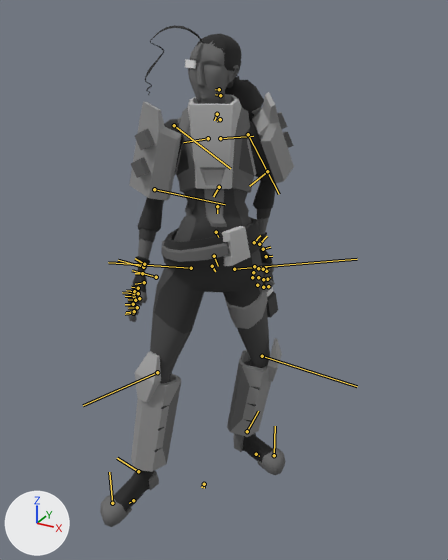
The FBX model Unity/Assets/Anim/Gold_Idle.FBX: old version first, new version second.
The view is the same before and after, from a 50 mm lens placed at (1.29, -2.13, 2.22), pointed at (0.08, 0.06, 1.13). The lights are fixed; the arrows at lower left show +X, +Y and +Z. Both versions are drawn at frame 2 of the action 'Take 001'; the numbers are the values there. The bones that bend it are drawn over the model as lines.

The first picture shows 'mercenary', 'mercenary_green', 'visor_Glow'.
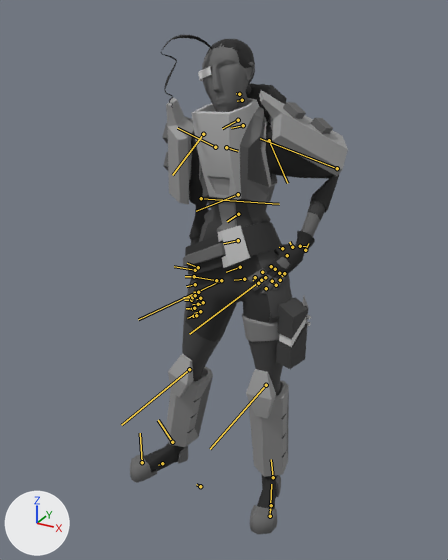
Where the change shows, as pixel boxes [x1, y1, x2, y2] in the pictures (448 x 560 px):
'mercenary', posed (12% wider): before [100, 26, 294, 527]; after [130, 35, 348, 534]
'mercenary_green', posed (14% wider): before [138, 119, 276, 384]; after [182, 124, 340, 396]
'visor_Glow', posed: before [185, 59, 196, 69]; after [198, 66, 211, 81]
bone 'wPelvis', root to tip: before (212, 266) to (215, 271); after (244, 279) to (234, 280)
bone 'wLThigh', root to tip: before (234, 269) to (357, 259); after (261, 280) to (189, 334)
bone 'wLCalf', root to tip: before (262, 356) to (357, 386); after (266, 385) to (210, 449)
bone 'wLFoot', root to tip: before (247, 431) to (258, 411); after (273, 477) to (271, 459)
bone 'wRThigh', root to tip: before (191, 268) to (108, 262); after (221, 280) to (138, 319)
bone 'wRCalf', root to tip: before (157, 372) to (83, 405); after (189, 369) to (121, 425)
bone 'wRFoot', root to tip: before (138, 471) to (117, 458); after (172, 442) to (158, 420)
bone 'wRtoe1', root to tip: before (112, 503) to (109, 472); after (142, 462) to (140, 433)
bone 'wSpine1', root to tip: before (214, 256) to (218, 266); after (240, 267) to (226, 272)
bone 'wSpine2', root to tip: before (216, 232) to (218, 237); after (238, 240) to (223, 243)
bone 'wSpine3', root to tip: before (217, 206) to (217, 213); after (238, 214) to (227, 221)
bone 'wSpine4', root to tip: before (219, 187) to (213, 196); after (238, 194) to (196, 211)
bone 'wRibcage', root to tip: before (217, 114) to (214, 120); after (238, 120) to (222, 128)
bone 'wLCollarbone', root to tip: before (220, 138) to (253, 136); after (226, 147) to (238, 151)
bone 'wLUpperarm', root to tip: before (248, 134) to (279, 194); after (269, 140) to (287, 183)
bone 'wLForearm', root to tip: before (267, 171) to (249, 186); after (337, 168) to (260, 138)
bone 'wLPalm', root to tip: before (259, 244) to (267, 236); after (300, 246) to (306, 246)
bone 'wLDigit41', root to tip: before (258, 268) to (258, 268); after (279, 273) to (283, 276)
bone 'wLDigit51', root to tip: before (254, 266) to (256, 265); after (284, 273) to (286, 272)
bone 'wRCollarbone', root to tip: before (208, 138) to (183, 142); after (215, 147) to (177, 128)
bone 'wRUpperarm', root to tip: before (174, 125) to (230, 168); after (203, 134) to (172, 175)
bone 'wRForearm', root to tip: before (154, 189) to (225, 204); after (201, 198) to (279, 204)
bone 'wRPalm', root to tip: before (143, 267) to (118, 260); after (195, 270) to (174, 266)
bone 'wNeck1', root to tip: before (220, 119) to (217, 121); after (243, 125) to (231, 128)
bone 'wNeck2', root to tip: before (220, 95) to (215, 94); after (242, 100) to (237, 101)
bone 'wHead', root to tip: before (219, 89) to (215, 89); after (239, 94) to (236, 93)

The edits, one by one:
Bone 'wPelvis' (bone_wpelvis) moves from (0.3, 0.3, -0.9) to (0.0, 2.2, 6.6).
Bone 'wPelvis' (bone_wpelvis) turns from (40, 0, -8) to (-4, 12, -19) degrees about its own x, y and z.
Bone 'wLThigh' (bone_wlthigh) turns from (-60, 11, -14) to (3, -20, -22) degrees about its own x, y and z.
Bone 'wLCalf' (bone_wlcalf) turns from (1, -3, -17) to (0, 0, 2) degrees about its own x, y and z.
Bone 'wLFoot' (bone_wlfoot) turns from (12, -22, 6) to (0, 16, 2) degrees about its own x, y and z.
Bone 'wRThigh' (bone_wrthigh) turns from (46, -4, -1) to (2, -20, -17) degrees about its own x, y and z.
Bone 'wRCalf' (bone_wrcalf) turns from (0, 1, -4) to (0, 1, -3) degrees about its own x, y and z.
Bone 'wRFoot' (bone_wrfoot) turns from (2, -13, -27) to (17, -20, -5) degrees about its own x, y and z.
Bone 'wRtoe1' (bone_wrtoe1) turns from (0, 0, 13) to (0, 0, 0) degrees about its own x, y and z.
Bone 'wSpine1' (bone_wspine1) turns from (-1, 1, -2) to (-1, -3, 1) degrees about its own x, y and z.
Bone 'wSpine2' (bone_wspine2) turns from (-4, 1, 1) to (-1, -4, 6) degrees about its own x, y and z.
Bone 'wSpine3' (bone_wspine3) turns from (-4, 2, 3) to (-1, -4, 8) degrees about its own x, y and z.
Bone 'wSpine4' (bone_wspine4) turns from (-5, 1, 5) to (0, -2, 8) degrees about its own x, y and z.
Bone 'wRibcage' (bone_wribcage) turns from (-1, 0, 4) to (1, 2, 2) degrees about its own x, y and z.
Bone 'wLCollarbone' (bone_wlcollarbone) turns from (0, 0, 0) to (3, 2, 7) degrees about its own x, y and z.
Bone 'wLUpperarm' (bone_wlupperarm) turns from (9, -18, -41) to (-19, -1, -35) degrees about its own x, y and z.
Bone 'wLForearm' (bone_wlforearm) turns from (7, -33, 41) to (17, -47, 102) degrees about its own x, y and z.
Bone 'wLPalm' (bone_wlpalm) turns from (-76, 1, 24) to (-16, -28, 10) degrees about its own x, y and z.
Bone 'wLDigit41' (bone_wldigit41) turns from (0, 0, 0) to (0, 0, 12) degrees about its own x, y and z.
Bone 'wLDigit51' (bone_wldigit51) turns from (0, 0, 0) to (0, 0, 21) degrees about its own x, y and z.
Bone 'wRCollarbone' (bone_wrcollarbone) turns from (-6, -10, 27) to (24, -7, 13) degrees about its own x, y and z.
Bone 'wRUpperarm' (bone_wrupperarm) turns from (-38, 39, -1) to (-32, 51, -29) degrees about its own x, y and z.
Bone 'wRForearm' (bone_wrforearm) turns from (-2, -13, 13) to (-103, 8, 9) degrees about its own x, y and z.
Bone 'wRPalm' (bone_wrpalm) turns from (57, -6, 9) to (118, 3, 20) degrees about its own x, y and z.
Bone 'wNeck1' (bone_wneck1) turns from (-5, -1, -1) to (0, 2, -3) degrees about its own x, y and z.
Bone 'wNeck2' (bone_wneck2) turns from (-20, 6, 8) to (6, 10, 11) degrees about its own x, y and z.
Bone 'wHead' (bone_whead) turns from (-4, -2, -4) to (0, 2, -3) degrees about its own x, y and z.
